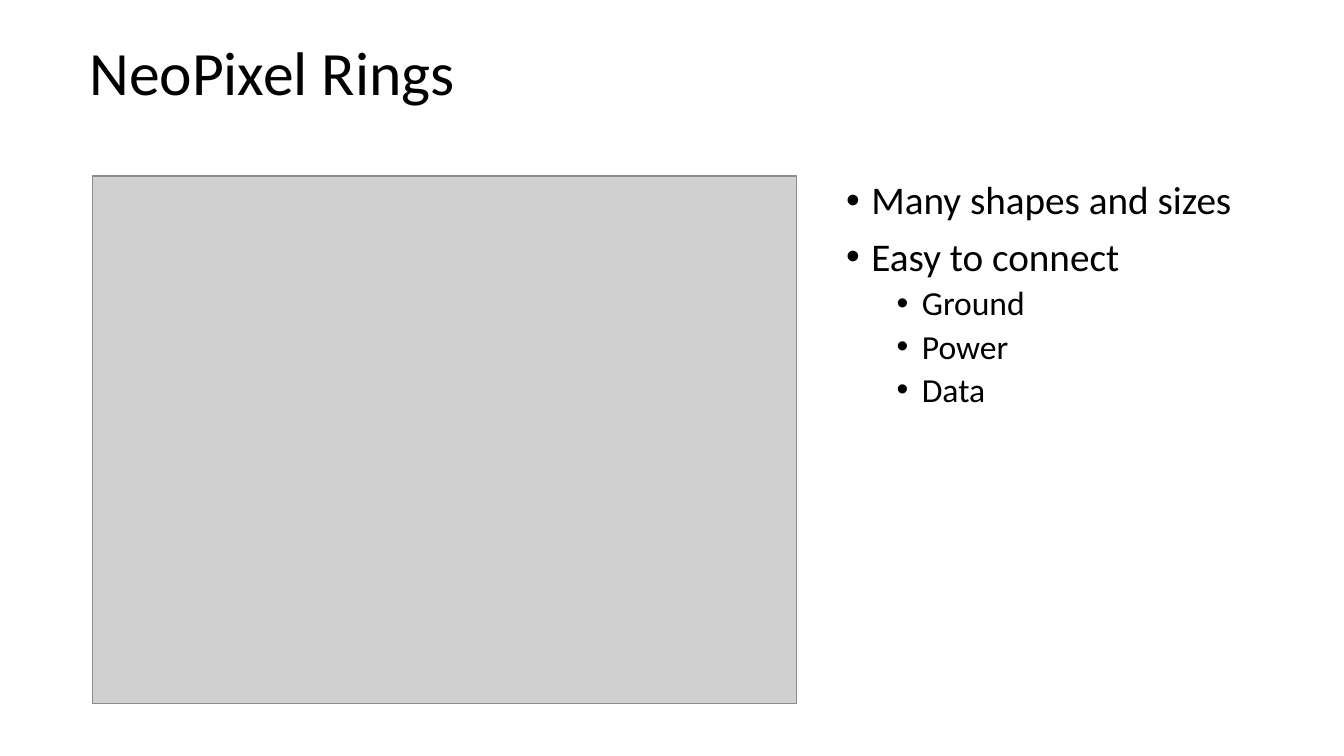
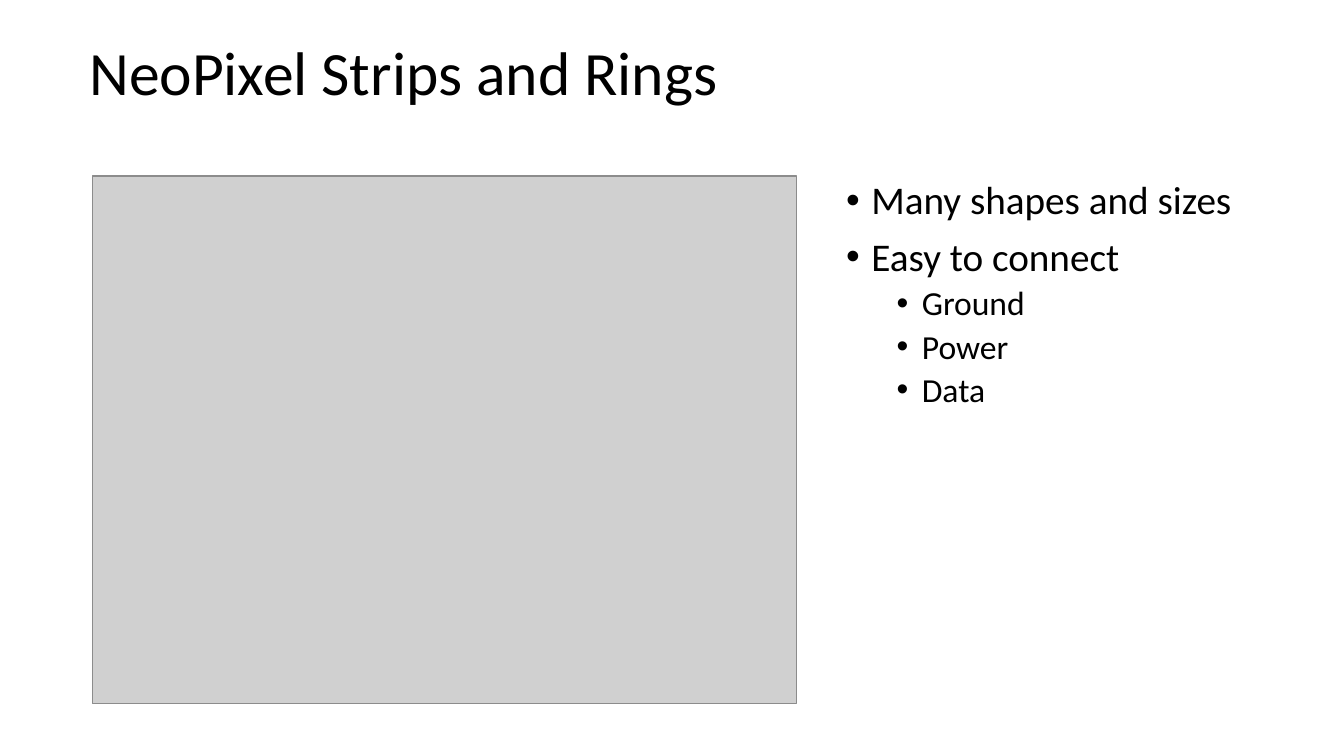
Before and after one commit to dmccreary/moving-rainbow, a slide deck: slide 15 of slides/led-strips-for-computational-thinking.pptx (slide 13 before the commit). Drawn at 1344x756 pixels with LibreOffice and Linux fonts; fonts in the diff are those of the drawing; grey boxes stand for pictures; background and template pictures are left out. Boxes give left, top, right and bottom in pixels: in the first picture for what was removed or moved away, otherwise in the second. Text is boxed around its words. In the diff, an @@ line names an element or a change of style, - is before the commit and + after.

```diff
--- a/slides/led-strips-for-computational-thinking.pptx
+++ b/slides/led-strips-for-computational-thinking.pptx
@@ title at <box>89,52,717,106</box>: text changed @@
-NeoPixel Rings
+NeoPixel Strips and Rings
```
Also in this commit, not shown: 1 other slide changed, 3 slides added, 4 other files.
